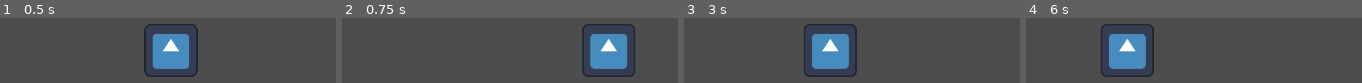
Above: before the commit, frames 1-4 (left to right).
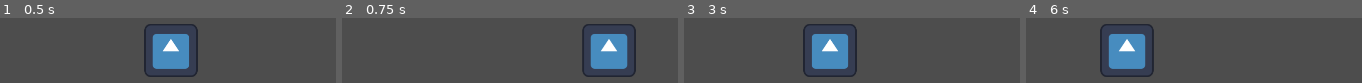
Above: after the commit, the same moments.

Repository: AstralTurtle/mhc-1-final
Game: Godot game, scene res://world.tscn
Two runs of this game, one before a commit and one after it. Both use one fixed random seed, a clock stepped at 60 frames per second and the inputs below. The engine's default icon, where the game draws it, is replaced by a stand-in: a white triangle on a blue panel in a dark square.
Inputs (mouse positions are in pixels of both pictures, inside the frame that each line leads up to):
- Up to frame 1 (0.5 s): no input
- Up to frame 2 (0.75 s): tap Enter at 0.5 s; move the mouse to (outside the picture) at 0.52 s
- Up to frame 3 (3 s): tap Space at 1.25, 2.75 s; move the mouse to (outside the picture) at 1.27 s; tap Enter at 2 s; move the mouse to (outside the picture) at 2.02 s; move the mouse to (outside the picture) at 2.77 s
- Up to frame 4 (6 s): tap Enter at 3.5 s; move the mouse to (outside the picture) at 3.52 s; tap Space at 4.25 s; move the mouse to (outside the picture) at 4.27 s; move the mouse to (outside the picture) at 5.02 s; move the mouse to (outside the picture) at 5.77 s

Frame 1 is identical in both runs. In frame 2, 0.4% of the frame differs, in the area x 73-88%, y 16-84%; in frame 3, 0.5%; in frame 4, 0.5%, in the area x 22-39%, y 15-85%.

Commit message:
mouse and touch input working

Diff:
--- a/Player/player_horde.gd
+++ b/Player/player_horde.gd
@@ -1,28 +1,22 @@
 extends Node2D
 
-@onready var target_location: int = position.x
+@onready var target_location: float = position.x
 
 @export var speed: float = 100.0
 
-@onready var cam: Camera2D = get_tree().root.get_node('World/Camera2D')
+@onready var cam: Camera2D = get_viewport().get_camera_2d()
 
-
-# Called when the node enters the scene tree for the first time.
-func _ready() -> void:
-	pass # Replace with function body.
-# Debug the mouse position
-#func _draw():
-	#draw_circle(get_viewport().get_mouse_position(), 5, Color.RED)
-	#draw_circle(cam.get_screen_to_world(get_viewport().get_mouse_position()), 5 , Color.BLUE)
-
+@onready var view_to_world = get_canvas_transform().affine_inverse()
 
 # Called every frame. 'delta' is the elapsed time since the previous frame.
 func _physics_process(delta: float) -> void:
 	global_position.x = move_toward(global_position.x, target_location, speed)
-	#_draw()
+	global_position.x = clampf(global_position.x, -600, 600) # slightly larger then the border, but prevents the horde from taking to long to respond
+	#print(global_position.x)
 
+# read mouse/ touch input -Aaron
 func _input(event: InputEvent) -> void:
 	if event is InputEventScreenDrag:
-		target_location = event.position.x
+		target_location = (view_to_world * event.position).x
 	if event is InputEventMouseMotion:
 		target_location = get_global_mouse_position().x
--- a/project.godot
+++ b/project.godot
@@ -24,3 +24,7 @@
 window/stretch/aspect="keep_width"
 window/handheld/orientation=1
 window/vsync/vsync_mode=0
+
+[rendering]
+
+textures/vram_compression/import_etc2_astc=true
--- a/world.tscn
+++ b/world.tscn
@@ -1,9 +1,12 @@
-[gd_scene load_steps=3 format=3 uid="uid://dwkncs3fqhpgy"]
+[gd_scene load_steps=4 format=3 uid="uid://dwkncs3fqhpgy"]
 
 [ext_resource type="PackedScene" uid="uid://bwqxue42mfl4u" path="res://Player/player_horde.tscn" id="1_angm3"]
 
 [sub_resource type="SegmentShape2D" id="SegmentShape2D_u0kte"]
 b = Vector2(-128, 0)
+
+[sub_resource type="SegmentShape2D" id="SegmentShape2D_ee5v5"]
+b = Vector2(112, 0)
 
 [node name="World" type="Node2D"]
 
@@ -13,8 +16,14 @@
 [node name="Camera2D" type="Camera2D" parent="."]
 position = Vector2(-6, -605)
 
-[node name="StaticBody2D" type="StaticBody2D" parent="."]
-position = Vector2(533, 107)
+[node name="RightBorder" type="StaticBody2D" parent="."]
+position = Vector2(550, 107)
 
-[node name="CollisionShape2D" type="CollisionShape2D" parent="StaticBody2D"]
+[node name="CollisionShape2D" type="CollisionShape2D" parent="RightBorder"]
 shape = SubResource("SegmentShape2D_u0kte")
+
+[node name="LeftBorder" type="StaticBody2D" parent="."]
+position = Vector2(-550, 107)
+
+[node name="CollisionShape2D" type="CollisionShape2D" parent="LeftBorder"]
+shape = SubResource("SegmentShape2D_ee5v5")
Not shown, added: export_presets.cfg
